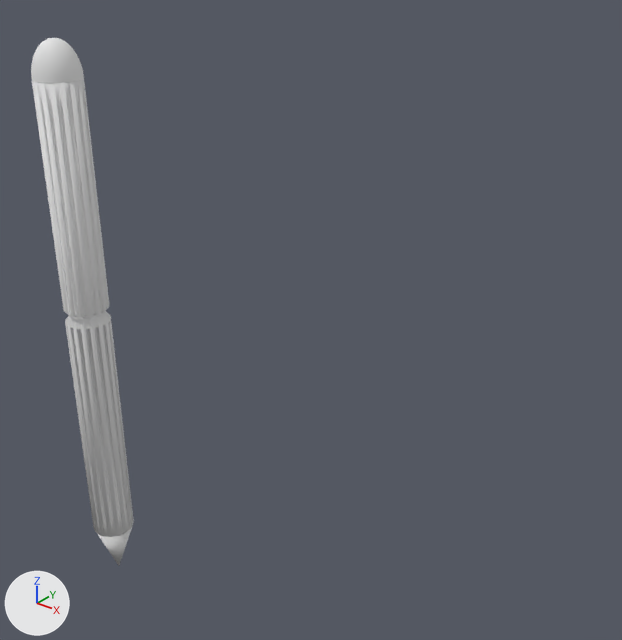
The Blender file working/subahu/Pen/Pen.blend, before and after one commit.
The view is the same before and after, from a 50 mm camera at (0.586, -0.416, 0.61) aimed at (-0.072, 0.406, 0.1). Every picture has the same lights, and +X, +Y and +Z are marked at lower left.

Objects in the first picture: 'Pen'.
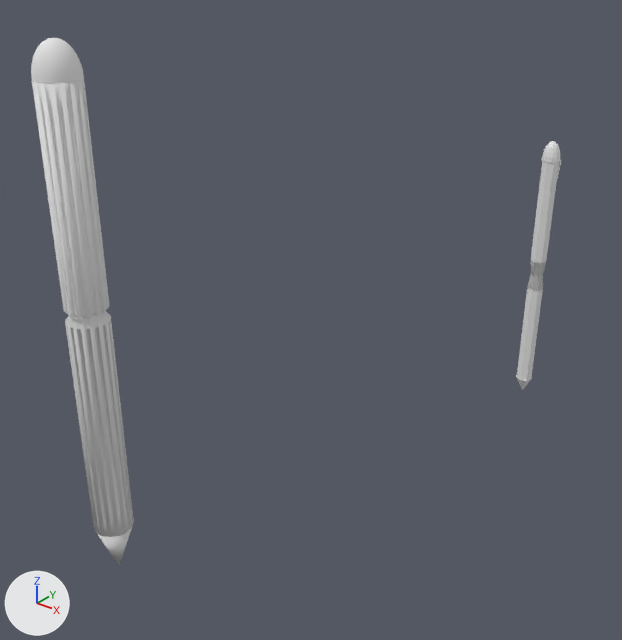
The newer file is also turned or shifted as a whole; pictures and numbers use the older file's frame.

Boxes (x1, y1, x2, y2) around the edits, measured in the pictures (622 x 640 px):
'Cylinder', added: after (517, 159, 559, 381)
'Sphere', added: after (542, 141, 560, 163)
'Cone', added: after (516, 375, 532, 390)
'Cube', added: after (556, 160, 562, 183)

Diff of the bpy script that builds the scene:
```diff
--- a/working/subahu/Pen/Pen.blend.py
+++ b/working/subahu/Pen/Pen.blend.py
@@ me_cylinder @@
+me_cylinder.from_pydata(...)  # 40 vertices, 34 faces; spans x -1.0..1.0, y -1.0..1.0, z -1.0..1.0
@@ me_sphere @@
+me_sphere.from_pydata(...)  # 73 vertices, 72 faces; spans x -1.0..1.0, y -1.0..1.0, z 0.0..1.0
@@ me_cone_001 @@
+me_cone_001.from_pydata(...)  # a 12-sided cone pointing to +z spanning x -1.0..1.0, y -1.0..1.0, z -1.0..1.0
@@ me_cube @@
+me_cube.from_pydata([(-0.35, -1.0, -1.0), (-0.35, 1.0, -1.0), (0.35, 1.0, -1.0), (0.35, -1.0, -1.0), (-1.0, -1.0, 1.0), (-1.0, 1.0, 1.0), (1.0, 1.0, 1.0), (1.0, -1.0, 1.0)], [], [(4, 5, 1, 0), (5, 6, 2, 1), (6, 7, 3, 2), (7, 4, 0, 3), (0, 1, 2, 3), (7, 6, 5, 4)])
@@ ob_cylinder @@
+ob_cylinder = bpy.data.objects.new('Cylinder', me_cylinder)
+ob_cylinder.location = (0.0, 0.975, 0.0)
+ob_cylinder.scale = (0.015, 0.015, 0.215)
@@ ob_sphere @@
+ob_sphere = bpy.data.objects.new('Sphere', me_sphere)
+ob_sphere.location = (0.0, 0.975, 0.211)
+ob_sphere.scale = (0.0156, 0.0156, 0.0331)
@@ ob_cone @@
+ob_cone = bpy.data.objects.new('Cone', me_cone_001)
+ob_cone.location = (0.0, 0.975, -0.23)
+ob_cone.rotation_euler = (-3.142, 0.0, 0.0)  # degrees (-180, 0, 0)
+ob_cone.scale = (0.0152, 0.0152, 0.0152)
@@ ob_cube @@
+ob_cube = bpy.data.objects.new('Cube', me_cube)
+ob_cube.location = (0.0, 0.989, 0.167)
+ob_cube.scale = (0.013, 0.00125, 0.0434)
```
